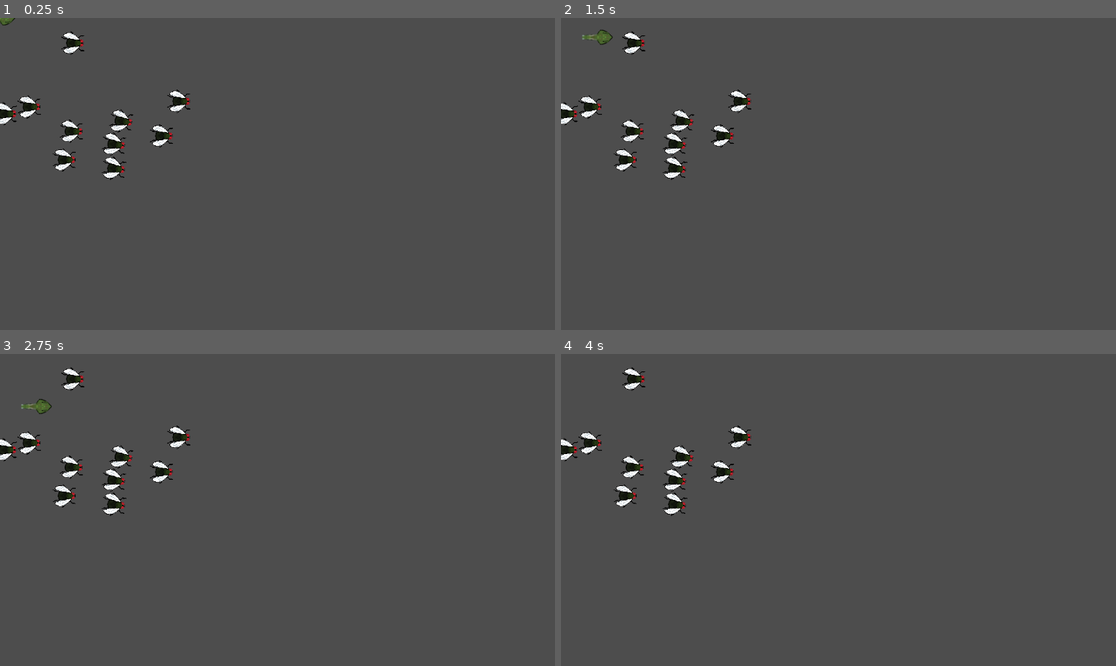
Above: before the commit, frames 1-4 (two rows, left to right).
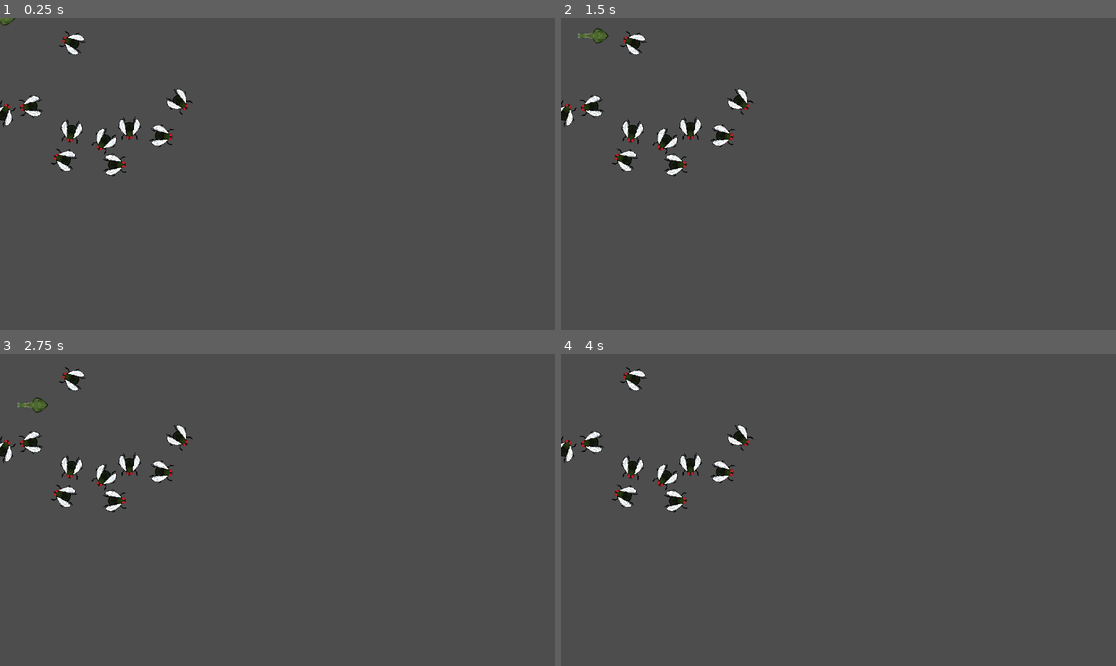
Above: after the commit, the same moments.

Repository: ibricchi/kikkerkoken
Game: Godot game, scene res://swamp.tscn
Same seed, same stepped clock (60 frames per second), same inputs: the game is played once before the commit and once after it.
Inputs:
- Up to frame 1 (0.25 s): no input
- Up to frame 2 (1.5 s): tap Enter at 0.5 s; hold D (right) 0.53-1.28 s; tap Space at 1.25 s; hold S (down) from 1.28 s (still down)
- Up to frame 3 (2.75 s): release S (down) at 2.03 s; hold D (right) from 2.03 s (still down)
- Up to frame 4 (4 s): tap Enter at 2.75 s; release D (right) at 2.78 s; hold W (up) 2.78-3.53 s; hold A (left) from 3.53 s (still down)

The runs differ from the first frame. In frame 1, 1.8% of the frame differs, in the area x 0-35%, y 4-52%; in frame 2, 1.9%, in the area x 0-35%, y 3-52%; in frame 3, 1.9%; in frame 4, 1.8%.

Commit message:
basic fly script

Diff:
--- a/scenes/fly.tscn
+++ b/scenes/fly.tscn
@@ -1,5 +1,6 @@
-[gd_scene load_steps=3 format=3 uid="uid://wem4xw7dtsjt"]
+[gd_scene load_steps=4 format=3 uid="uid://wem4xw7dtsjt"]
 
+[ext_resource type="Script" path="res://scripts/fly.gd" id="1_2d2wq"]
 [ext_resource type="Texture2D" uid="uid://bcm7i31o2cuii" path="res://assets/flytop.png" id="1_viyhk"]
 
 [sub_resource type="RectangleShape2D" id="RectangleShape2D_ltkt8"]
@@ -7,6 +8,7 @@
 
 [node name="Fly" type="RigidBody2D"]
 gravity_scale = 0.0
+script = ExtResource("1_2d2wq")
 
 [node name="CollisionShape2D" type="CollisionShape2D" parent="."]
 shape = SubResource("RectangleShape2D_ltkt8")
--- /dev/null
+++ b/scripts/fly.gd
@@ -0,0 +1,18 @@
+extends RigidBody2D
+
+var wander_orientation : float = 0
+var wander_time : float = 4.0
+
+# Called when the node enters the scene tree for the first time.
+func _ready() -> void:
+	wander_orientation =  randf() * (2 * PI)
+
+
+
+# Called every frame. 'delta' is the elapsed time since the previous frame.
+func _process(delta: float) -> void:
+	self.global_rotation  = self.wander_orientation
+	wander_time -= delta
+	if wander_time < 0:
+		wander_time = 4.0
+		wander_orientation =  randf() * (2 * PI)
